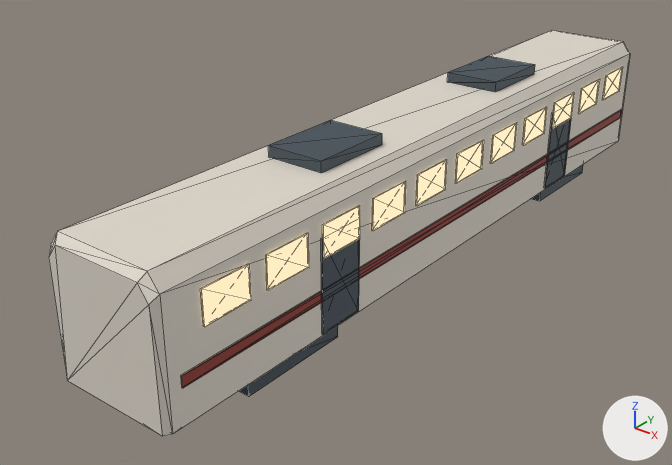
Before and after pictures for a commit that changed the glTF model public/models/express-car.glb.
Both versions are drawn from a 50 mm lens placed at (11.98, -18.15, 11.12), pointed at (-1.16, -1.72, 0.93). The axes (+X, +Y, +Z) are drawn at lower right. The lights are the same throughout. The picture after the commit comes second. Mesh edges are drawn as thin lines. Vertices at exactly the same position are counted once.
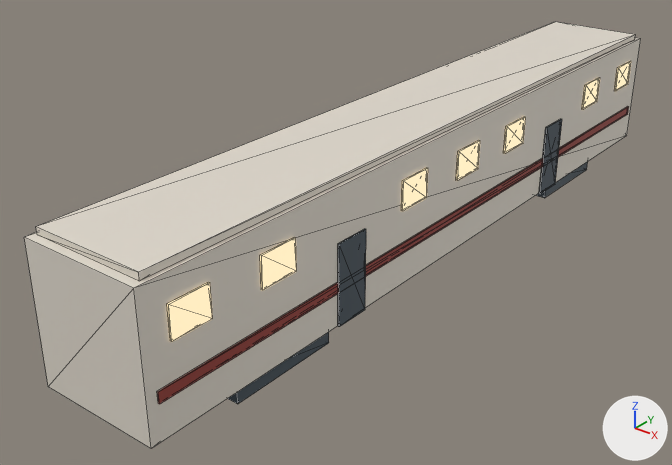
Diff of the bpy script that builds the scene:
```diff
--- a/public/models/express-car.glb.py
+++ b/public/models/express-car.glb.py
@@ me_mesh_0 @@
 # used by ob_mesh_0; location = (0.0, 0.0, 0.0)
-me_mesh_0.from_pydata(...)  # 280 vertices, 428 faces; spans x -1.5..1.5, y -9.8..9.8, z 0.2..4.2
+me_mesh_0.from_pydata(...)  # 192 vertices, 288 faces; spans x -1.5..1.5, y -10.1..10.1, z 0.2..4.1
+# me_mesh_0 part 1: a new loose piece, a box spanning x -1.5..1.5, y -10.1..10.1, z 0.8..3.9, in mat_material_0 (white #e5ded2)
+# me_mesh_0 part 2: a new loose piece, a box spanning x -1.36..1.36, y -9.9..9.9, z 3.92..4.08, in mat_material_0 (white #e5ded2)
+# me_mesh_0 part 3: a new loose piece, a box spanning x 1.452..1.487, y -9.85..9.85, z 1.555..1.805, in mat_material_1 (red #993e35)
+# me_mesh_0 part 4: a new loose piece, a box spanning x 1.462..1.508, y 4.05..4.95, z 0.745..2.695, in mat_material_3 (greyish blue #47535c)
+# me_mesh_0 part 5: a new loose piece, a box spanning x 1.462..1.508, y -4.95..-4.05, z 0.745..2.695, in mat_material_3 (greyish blue #47535c)
+# me_mesh_0 part 6: the loose piece of 8 vertices spanning x -1.2..1.2, y 4.6..7.4, z 0.2..0.8 is moved by (0.0, 0.3, 0.0)
+# me_mesh_0 part 7: the loose piece of 8 vertices spanning x -1.2..1.2, y -7.4..-4.6, z 0.2..0.8 is moved by (0.0, -0.3, 0.0)
+# me_mesh_0 part 8: the loose piece of 8 vertices spanning x 1.5, y 4.4..5.6, z 2.6..3.3 is moved by (0.0, 4.0, 0.1)
+# me_mesh_0 part 9: a new loose piece, a box spanning x 1.462..1.508, y 1.775..2.725, z 2.63..3.35, in mat_material_4 (greyish blue #99b9c7, glowing beige #f3d195)
+# me_mesh_0 part 10: the loose piece of 8 vertices spanning x 1.5, y -5.4..-4.3, z 2.6..3.3 is moved by (0.0, 2.6, 0.1)
+# me_mesh_0 part 11: a new loose piece, a box spanning x 1.462..1.508, y -7.225..-6.275, z 2.63..3.35, in mat_material_4 (greyish blue #99b9c7, glowing beige #f3d195)
+# me_mesh_0 part 12: a new loose piece, a box spanning x 1.462..1.508, y -9.475..-8.525, z 2.63..3.35, in mat_material_4 (greyish blue #99b9c7, glowing beige #f3d195)
+# me_mesh_0 part 13: 20 loose pieces with 160 vertices, spanning x -1.5..1.5, y -8.7..8.9, z 0.8..4.2, are deleted
+# me_mesh_0 part 14: 4 vertices moved within x -1.5..1.5, y 7.2, z 2.6; 48 vertices removed from x -1.5..1.5, y -9.8..9.8, z 0.8..3.9; 8 vertices added at x -1.5..1.5, y 6.3, z 2.6..3.3
+# me_mesh_0 part 15: 4 vertices moved within x -1.5..1.5, y -0.5, z 2.6; 8 vertices removed from x -1.5..1.5, y 0.7, z 2.6..3.3; 8 vertices added at x -1.5..1.5, y 0.5, z 2.6..3.3
+# other edits to the shape of me_mesh_0 do not show in these pictures
 me_mesh_0.materials.append(mat_material_0)
```

Changed parts and their boxes [x1, y1, x2, y2] in the pictures (672 x 465 px; the box of a moved part takes in the faces that stretch with it):
'Mesh_0', reshaped (6% wider)
    before: [49, 30, 630, 436]
    after: [24, 22, 641, 449]
part 1 of me_mesh_0, added
    after: [24, 38, 641, 449]
part 2 of me_mesh_0, added
    after: [36, 22, 636, 281]
part 3 of me_mesh_0, added
    after: [157, 106, 629, 404]
part 4 of me_mesh_0, added
    after: [539, 119, 562, 194]
part 5 of me_mesh_0, added
    after: [338, 229, 366, 327]
part 6 of me_mesh_0, moved or reshaped
    before: [531, 165, 583, 201]
    after: [536, 161, 588, 198]
part 7 of me_mesh_0, moved or reshaped
    before: [239, 326, 338, 396]
    after: [228, 332, 329, 404]
part 8 of me_mesh_0, moved or reshaped
    before: [552, 92, 575, 129]
    after: [614, 61, 631, 91]
part 9 of me_mesh_0, added
    after: [504, 117, 526, 154]
part 10 of me_mesh_0, moved or reshaped
    before: [322, 205, 360, 259]
    after: [401, 168, 428, 211]
part 11 of me_mesh_0, added
    after: [260, 237, 297, 290]
part 12 of me_mesh_0, added
    after: [167, 282, 212, 342]
part 13 of me_mesh_0, deleted
    before: [200, 56, 623, 335]
part 14 of me_mesh_0, built on
    before: [49, 30, 630, 436]
    after: [582, 78, 600, 109]
part 15 of me_mesh_0, moved or reshaped
    before: [455, 140, 484, 184]
    after: [456, 141, 480, 181]
